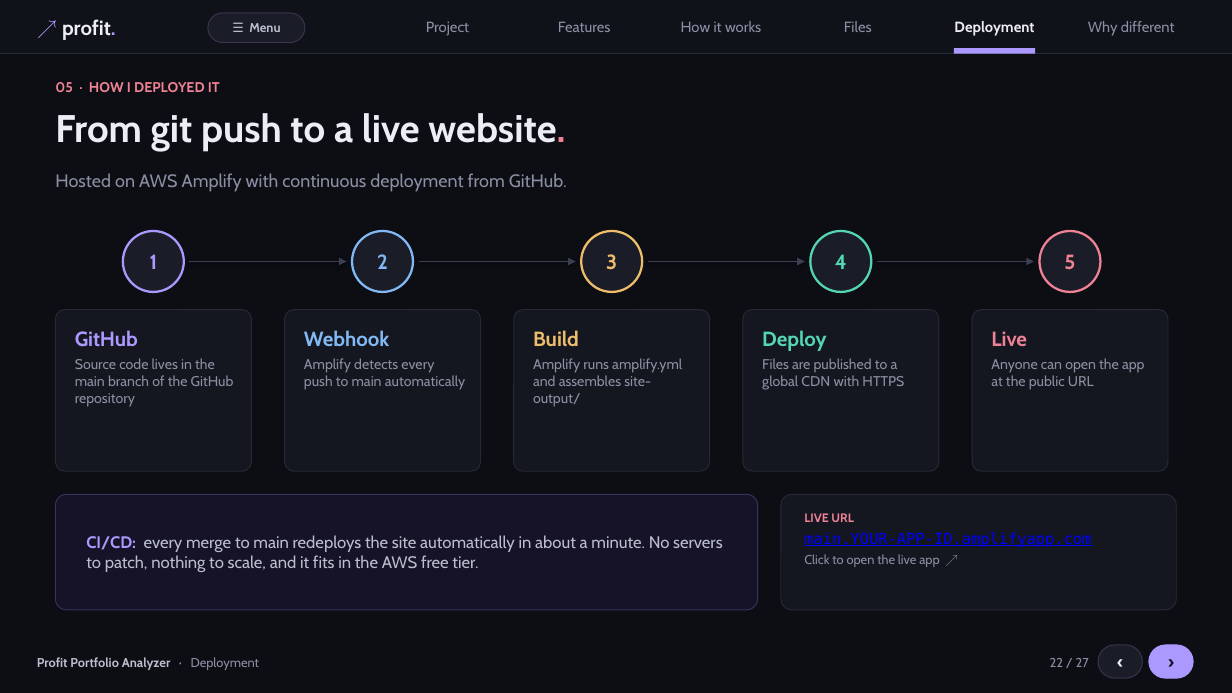
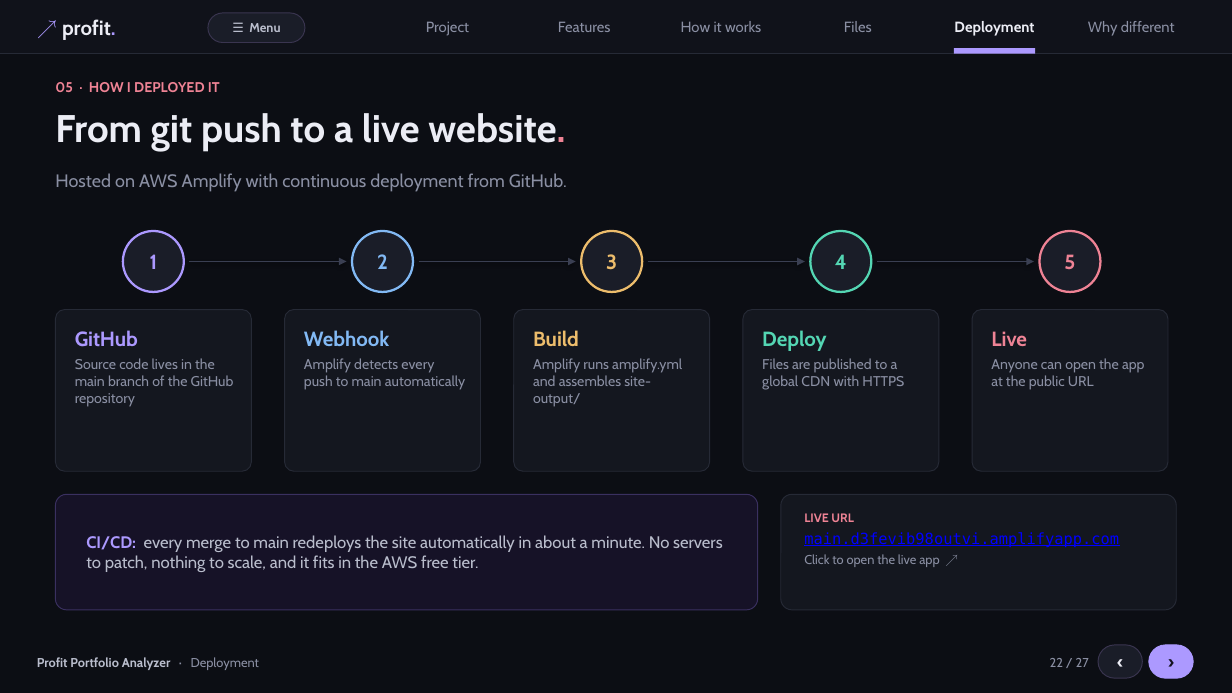
Before and after one commit to Umbrella912/profit-portfolio-analyzer, a slide deck: slide 22 of presentation/Profit-Portfolio-Analyzer.pptx. Drawn at 1232x693 pixels with LibreOffice and Linux fonts; fonts in the diff are those of the drawing. Boxes give left, top, right and bottom in pixels: in the first picture for what was removed or moved away, otherwise in the second. Text is boxed around its words. In the diff, an @@ line names an element or a change of style, - is before the commit and + after.

Commit message:
Add live Amplify URL to presentation and README

```diff
--- a/presentation/Profit-Portfolio-Analyzer.pptx
+++ b/presentation/Profit-Portfolio-Analyzer.pptx
@@ text in rounded rectangle at <box>804,532,1119,548</box>: text changed @@
-main.YOUR-APP-ID.amplifyapp.com
+main.d3fevib98outvi.amplifyapp.com
```
Also in this commit, not shown: 2 other files.
